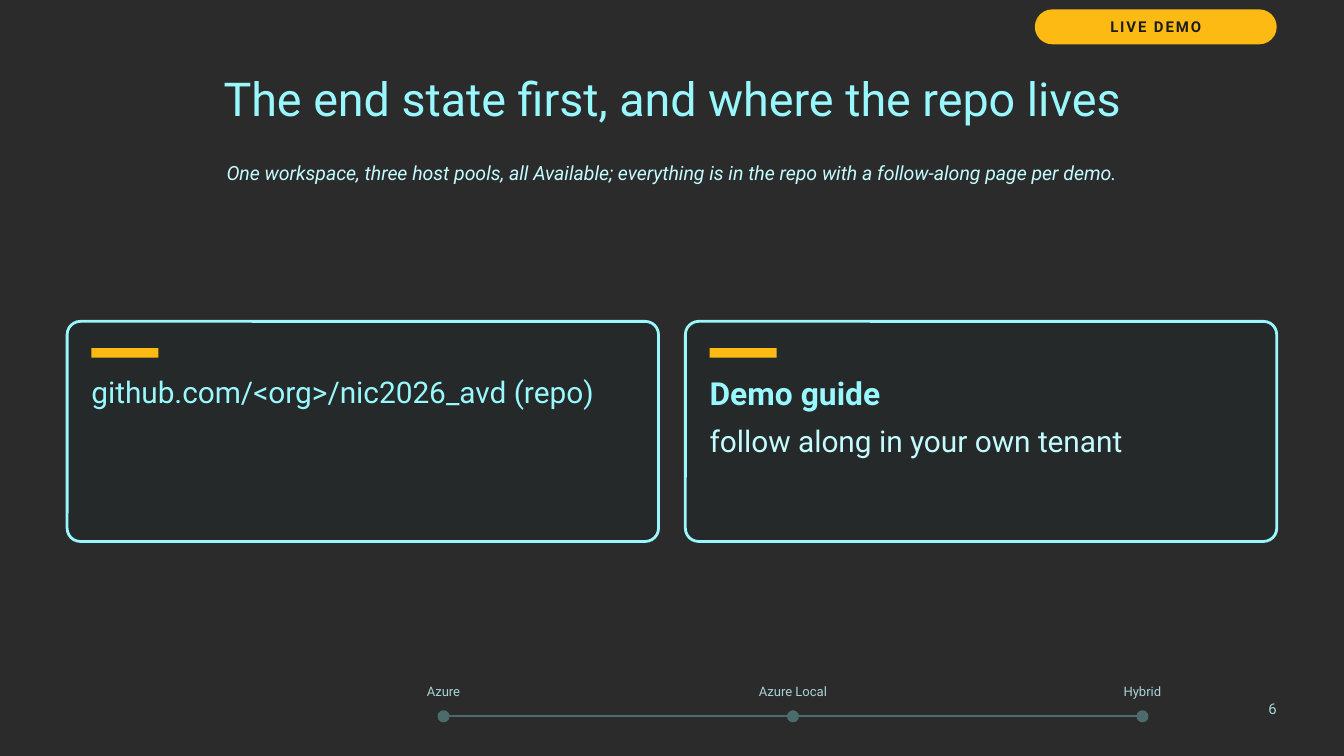
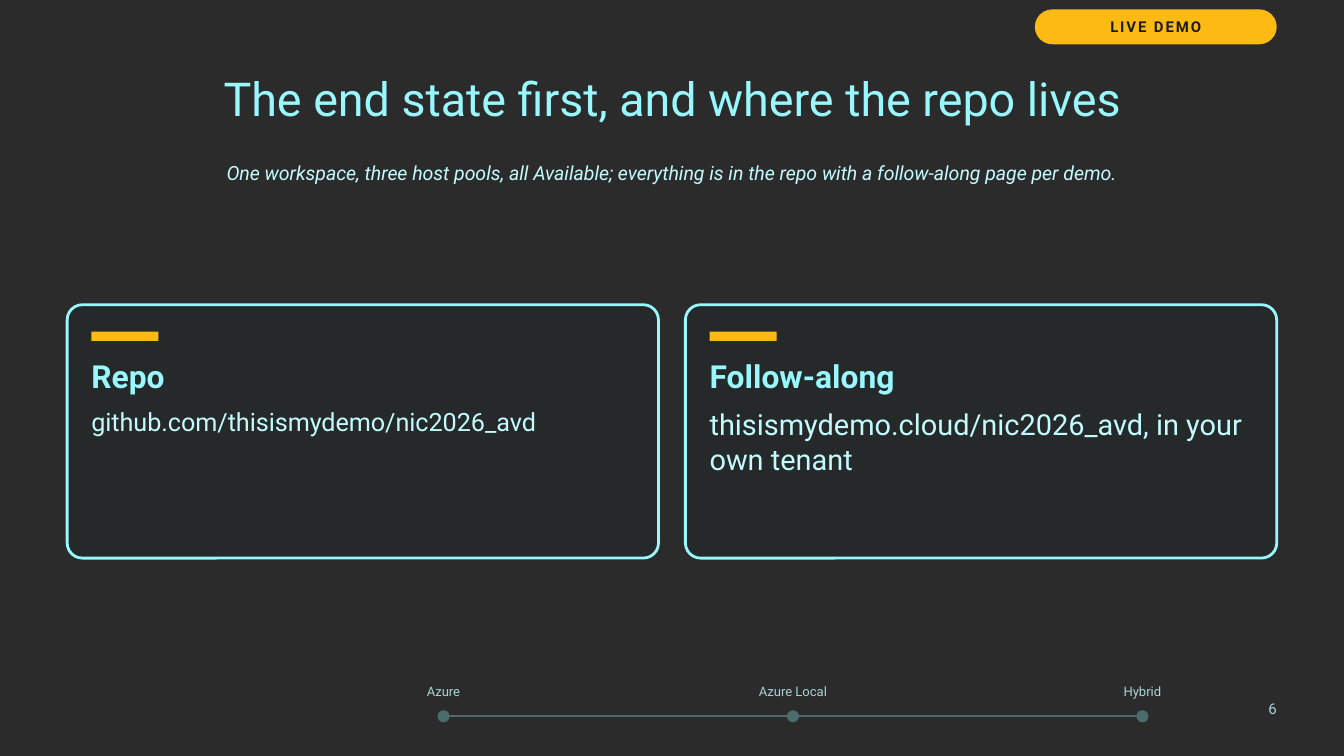
Before and after one commit to thisismydemo/nic2026_avd, a slide deck: slide 6 of presentation/AVD_Anywhere_NIC2026.pptx. Drawn at 1344x756 pixels with LibreOffice and Linux fonts; fonts in the diff are those of the drawing; background and template pictures are left out; a plain dark background stands for a picture behind light text. Boxes give left, top, right and bottom in pixels: in the first picture for what was removed or moved away, otherwise in the second. Text is boxed around its words. In the diff, an @@ line names an element or a change of style, - is before the commit and + after.

Commit message:
Attendee material regenerated (13 Oct): deck after the formatting and fact pass (repo and follow-along URLs on slide 6, Start VM on Connect on Azure Local, autoscale not documented; Pattern B as a design), handouts and follow-along guide as PDF, Word and Markdown, follow-along site source; README: Packer for Hyper-V validated, not built

```diff
--- a/presentation/AVD_Anywhere_NIC2026.pptx
+++ b/presentation/AVD_Anywhere_NIC2026.pptx
@@ rounded rectangle: place and size @@
-rounded rectangle at bbox=[67, 321, 659, 542]
+rounded rectangle at bbox=[67, 305, 659, 559]
@@ rounded rectangle: place and size @@
-rounded rectangle at bbox=[685, 321, 1277, 542]
+rounded rectangle at bbox=[685, 305, 1277, 559]
@@ rectangle: place and size @@
-rectangle at bbox=[91, 348, 159, 358]
+rectangle at bbox=[91, 332, 159, 341]
@@ rectangle: place and size @@
-rectangle at bbox=[710, 348, 777, 358]
+rectangle at bbox=[710, 332, 777, 341]
@@ text at bbox=[91, 365, 536, 437]: text changed; size 16 to 13.5 pt; text colour #98F8FE to #C3FBFE @@
-github.com/<org>/nic2026_avd (repo)
+Repo
+github.com/thisismydemo/nic2026_avd
@@ text at bbox=[710, 364, 1242, 471]: text changed; size 16 to 15.5 pt @@
-Demo guide
-follow along in your own tenant
+Follow-along
+thisismydemo.cloud/nic2026_avd, in your own tenant
```
Also in this commit, not shown: 19 other slides changed, 1 slide added, 19 other files.
